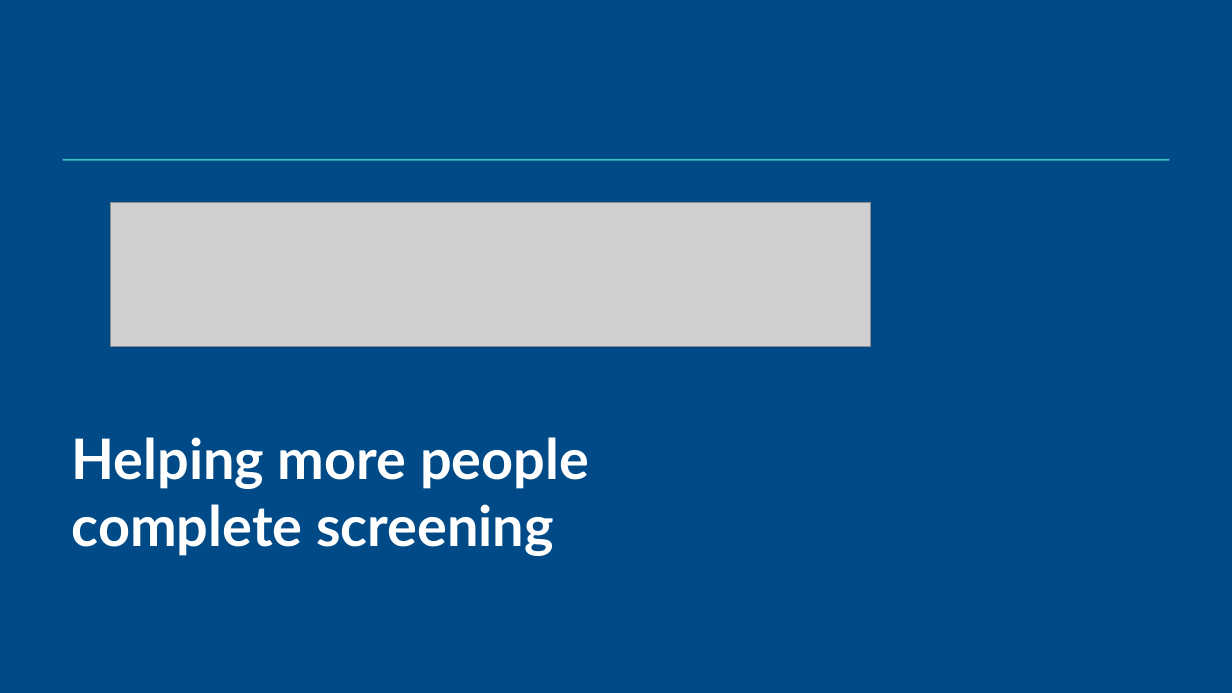
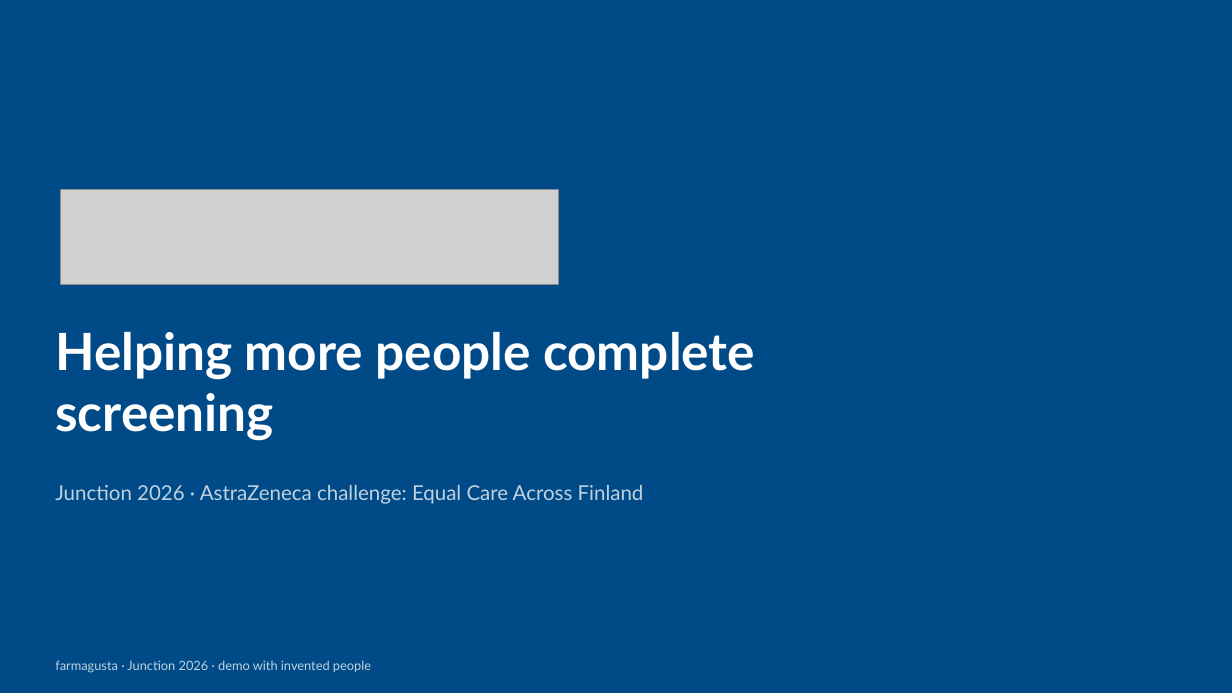
Before and after one commit to rromppanen/junction26, a slide deck: slide 1 of docs/pitch/farmagusta-screening-attendance.pptx. Drawn at 1232x693 pixels with LibreOffice and Linux fonts; fonts in the diff are those of the drawing; grey boxes stand for pictures. Boxes give left, top, right and bottom in pixels: in the first picture for what was removed or moved away, otherwise in the second. Text is boxed around its words. In the diff, an @@ line names an element or a change of style, - is before the commit and + after.

```diff
--- a/docs/pitch/farmagusta-screening-attendance.pptx
+++ b/docs/pitch/farmagusta-screening-attendance.pptx
@@ rectangle removed at [63, 159, 1170, 161] @@
@@ picture: place and size @@
-picture at [111, 202, 871, 347]
+picture at [60, 189, 559, 285]
@@ text at [55, 332, 755, 441]: text changed; size 43.5 to 40 pt @@
-Helping more people
-complete screening
+Helping more people complete screening
@@ text added at [55, 485, 644, 504], 16 pt, text #BFD2E1 @@
+Junction 2026 · AstraZeneca challenge: Equal Care Across Finland
@@ text added at [55, 660, 371, 673], 10 pt, text #BFD2E1 @@
+farmagusta · Junction 2026 · demo with invented people
```
Also in this commit, not shown: 13 other slides changed, 4 slides added, 5 slides removed.
